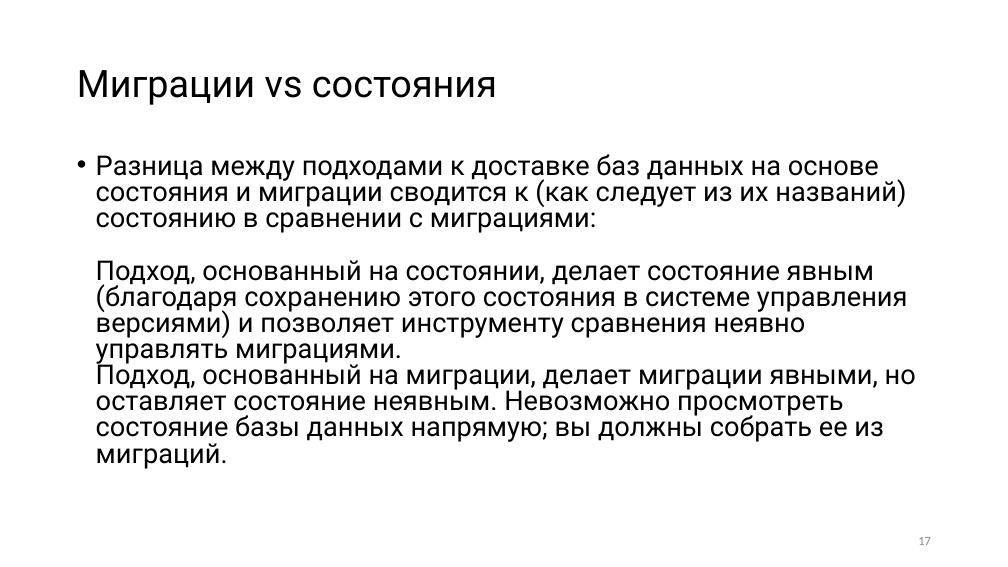
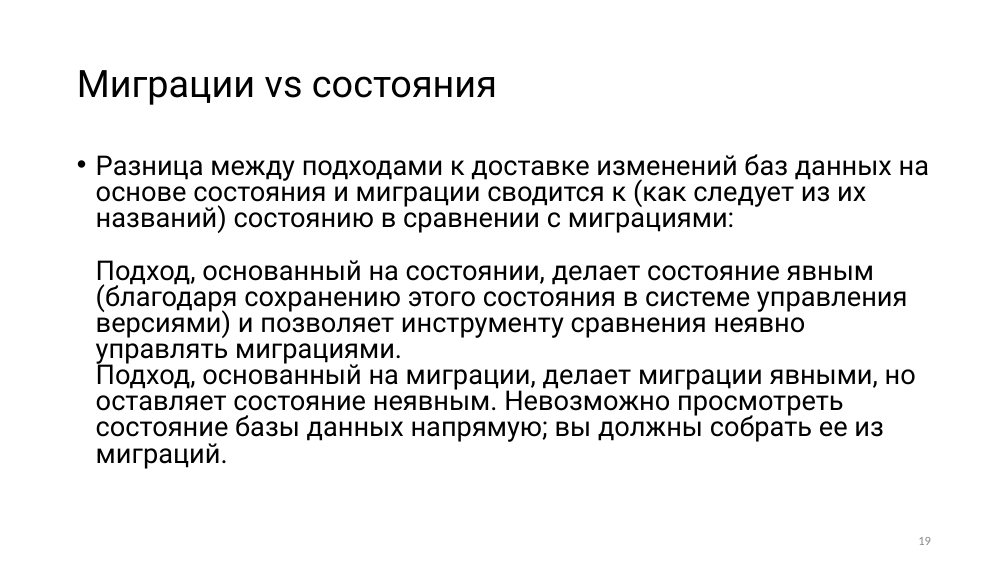
Before and after one commit to Sa1Gur/DbTest.Containers, a slide deck: slide 19 of DbaseTesting.pptx (slide 17 before the commit). Drawn at 1008x567 pixels with LibreOffice and Linux fonts; fonts in the diff are those of the drawing. Boxes give left, top, right and bottom in pixels: in the first picture for what was removed or moved away, otherwise in the second. Text is boxed around its words. In the diff, an @@ line names an element or a change of style, - is before the commit and + after.

```diff
--- a/DbaseTesting.pptx
+++ b/DbaseTesting.pptx
@@ text at [96,154,929,469]: text changed @@
-• Разница между подходами к доставке баз данных на основе состояния и миграции сводится к (как следует из их названий) состоянию в сравнении с миграциями:
-  Подход, основанный на состоянии, делает состояние явным (благодаря сохранению этого состояния в системе управления версиями) и позволяет инструменту сравнения неявно управлять миграциями.
-  Подход, основанный на миграции, делает миграции явными, но оставляет состояние неявным. Невозможно просмотреть состояние базы данных напрямую; вы должны собрать ее из миграций.
+• Разница между подходами к доставке изменений баз данных на основе состояния и миграции сводится к (как следует из их названий) состоянию в сравнении с миграциями:
+  Подход, основанный на состоянии, делает состояние явным (благодаря сохранению этого состояния в системе управления версиями) и позволяет инструменту сравнения неявно управлять миграциями.
+  Подход, основанный на миграции, делает миграции явными, но оставляет состояние неявным. Невозможно просмотреть состояние базы данных напрямую; вы должны собрать ее из миграций.
@@ page number at [918,537,931,545]: text changed @@
-17
+19
```
Also in this commit, not shown: 22 other slides changed, 4 slides added, 3 slides removed.
